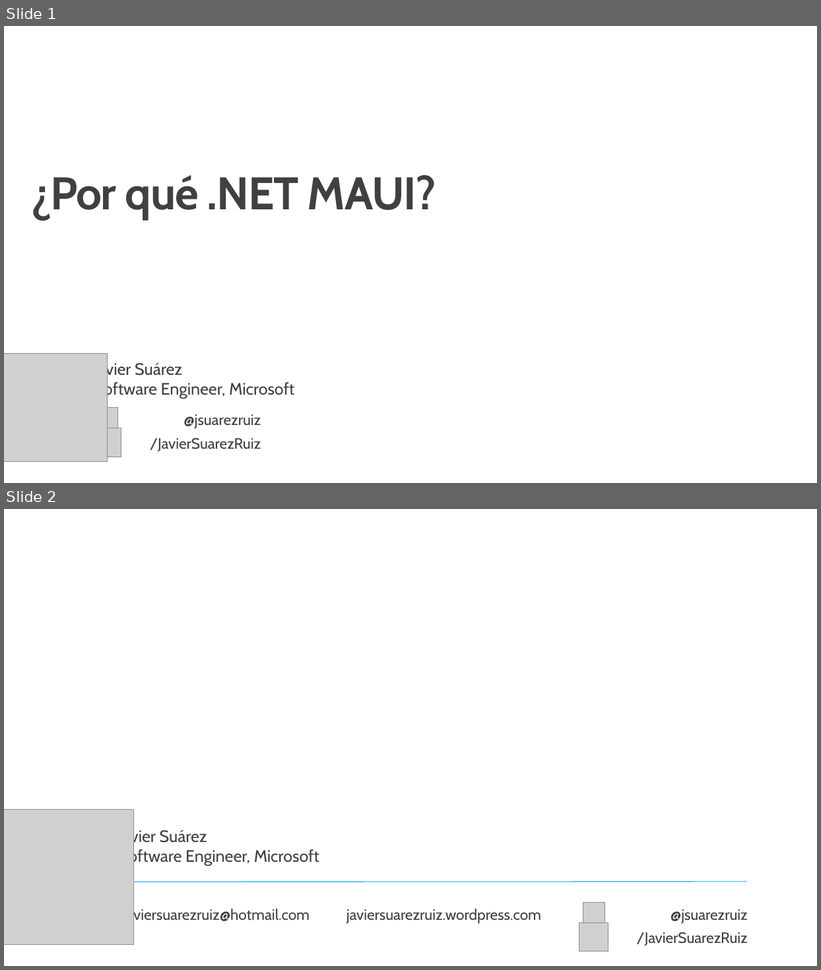
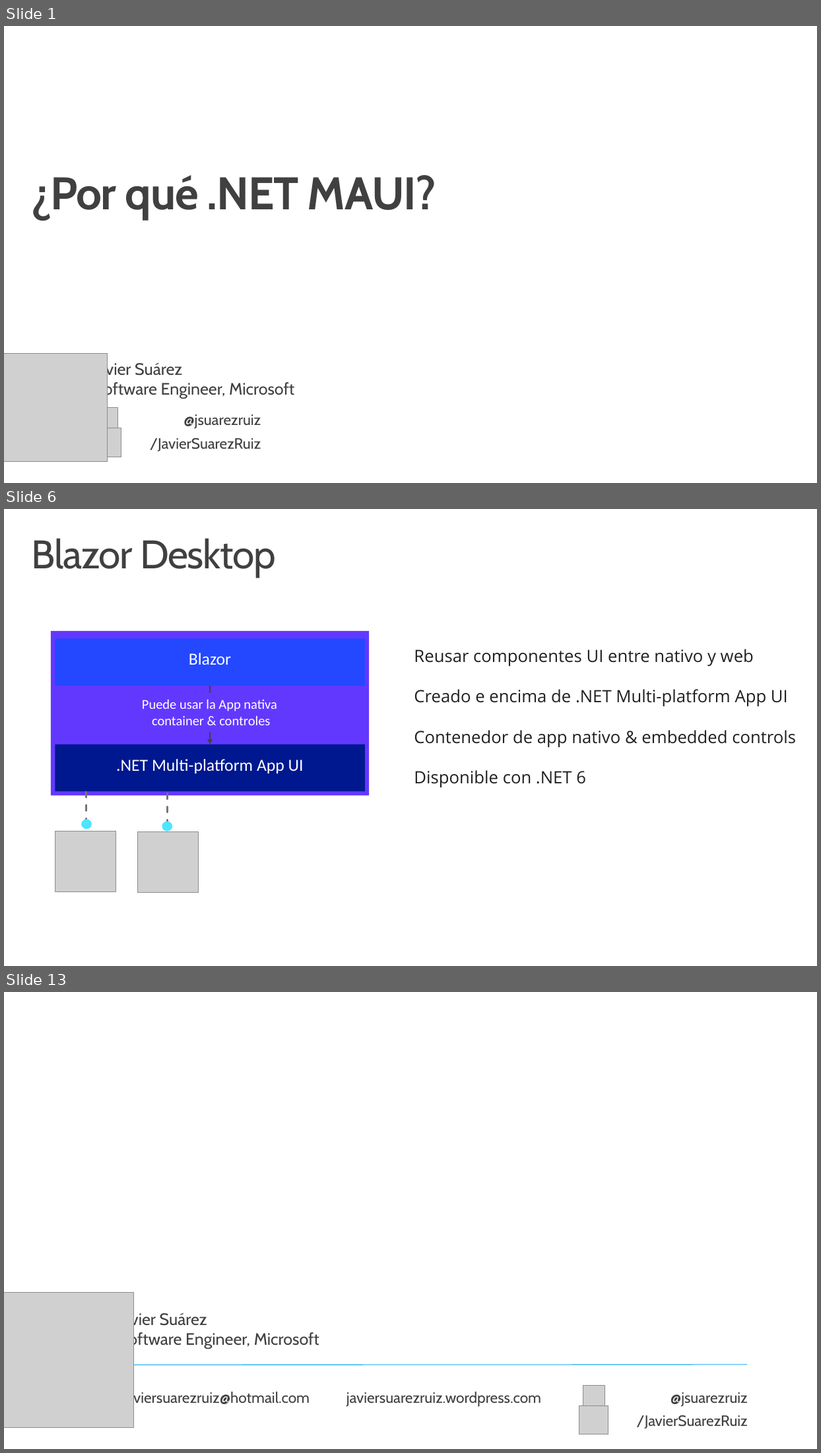
Before and after one commit to jsuarezruiz/taller-dotnet-maui, a slide deck: Bloque 1 - Introducción al desarrollo multiplataforma con .NET MAUI/Taller2 - Por qué .NET MAUI.pptx. Shown one above the other, each under a label of ours: slides 1 and 2 before the commit, slides 1, 6 and 13 after it; the slides between them are not shown. The pictures are 821x970 and 821x1453 pixels, drawn with LibreOffice and Linux fonts; fonts in the diff are those of the drawing; grey boxes stand for pictures; background and template pictures are left out. Boxes give left, top, right and bottom in pixels: in the first picture for what was removed or moved away, otherwise in the second. Text is boxed around its words. In the diff, an @@ line names an element or a change of style, - is before the commit and + after.

```diff
--- a/Bloque 1 - Introducción al desarrollo multiplataforma con .NET MAUI/Taller2 - Por qué .NET MAUI.pptx
+++ b/Bloque 1 - Introducción al desarrollo multiplataforma con .NET MAUI/Taller2 - Por qué .NET MAUI.pptx
@@ slide 6 added at (4, 509, 817, 966), background #FFFFFF @@
@@ title added at (32, 538, 276, 577), 47 pt, text #404040 @@
+Blazor Desktop
@@ rectangle added at (51, 631, 370, 795), fill #6238FF @@
@@ rectangle added at (55, 639, 365, 686), fill #2348FF, 20 pt, text #FFFFFF @@
+Blazor
@@ text added at (414, 649, 796, 788), 20 pt, text #202020 @@
+Reusar componentes UI entre nativo y web
+Creado e encima de .NET Multi-platform App UI
+Contenedor de app nativo & embedded controls
+Disponible con .NET 6
@@ arrow added from (210, 686) to (210, 745), #404040 1.5 pt @@
@@ text added at (142, 699, 277, 725), 16 pt, text #FFFFFF @@
+Puede usar la App nativa
+container & controles
@@ rectangle added at (55, 745, 365, 791), fill #00188F, 20 pt, text #FFFFFF @@
+.NET Multi-platform App UI
@@ group added at (55, 792, 199, 893): 2 pictures, 2 lines, 2 ellipses @@
@@ what was slide 2 is now slide 13 @@
```
Also in this commit, not shown: 10 other slides added, 1 other file.
